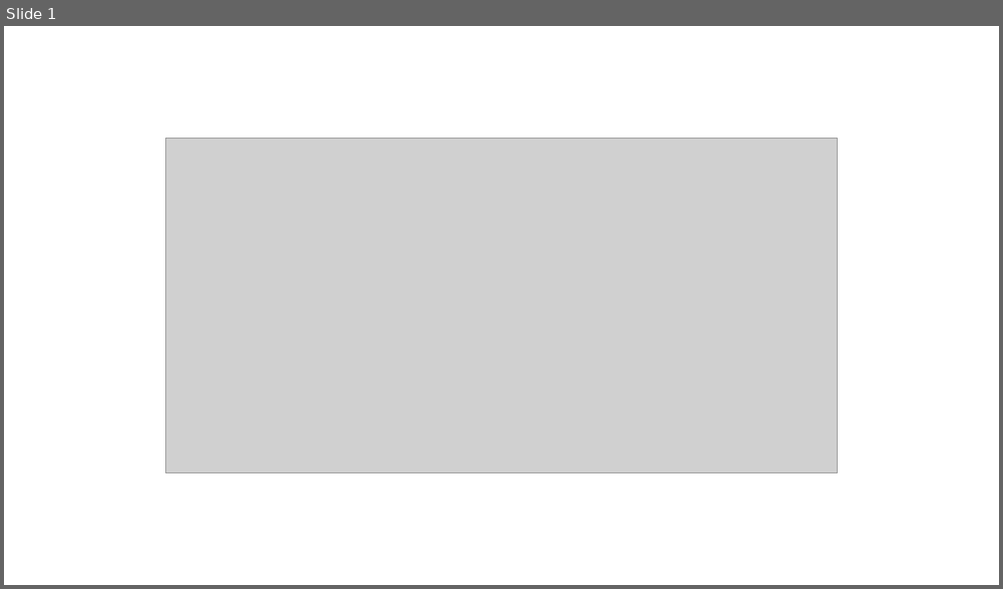
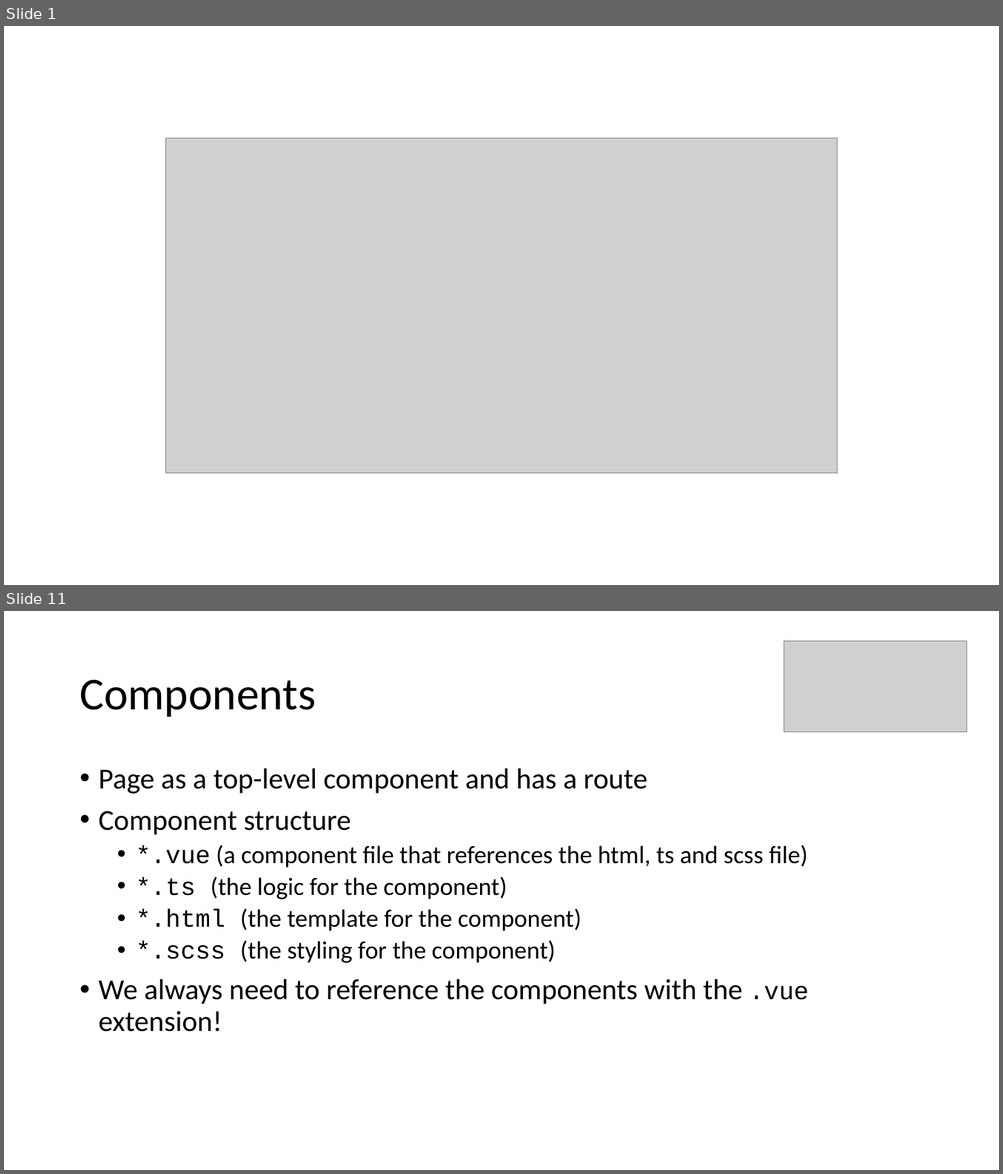
Before and after one commit to aljazsim/vue-masterclass-examples, a slide deck: Vuejs Masterclass.pptx. Shown one above the other, each under a label of ours: slide 1 before the commit, slides 1 and 11 after it; the slides between them are not shown. The pictures are 1003x589 and 1003x1174 pixels, drawn with LibreOffice and Linux fonts; fonts in the diff are those of the drawing; grey boxes stand for pictures. Boxes give left, top, right and bottom in pixels: in the first picture for what was removed or moved away, otherwise in the second. Text is boxed around its words. In the diff, an @@ line names an element or a change of style, - is before the commit and + after.

```diff
--- a/Vuejs Masterclass.pptx
+++ b/Vuejs Masterclass.pptx
@@ slide 11 added at <box>4,611,999,1170</box>, background #FFFFFF @@
@@ picture added at <box>784,641,967,732</box> @@
@@ title added at <box>79,680,316,717</box>, 44 pt, text #000000 @@
+Components
@@ text added at <box>99,768,808,1032</box>, 24 pt, text #000000 @@
+• Page as a top-level component and has a route
+• Component structure
+  • *.vue (a component file that references the html, ts and scss file)
+  • *.ts (the logic for the component)
+  • *.html (the template for the component)
+  • *.scss (the styling for the component)
+• We always need to reference the components with the .vue extension!
```
Also in this commit, not shown: 8 slides changed, 31 other slides added, 1 other file.
